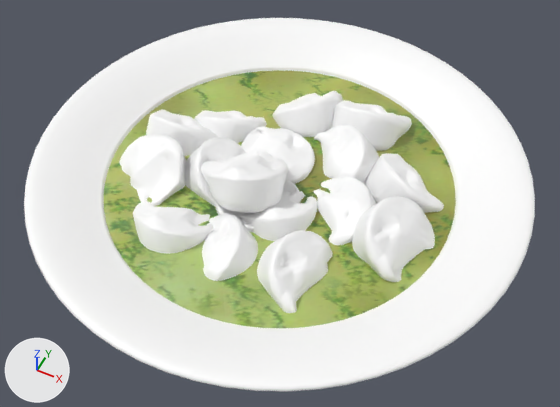
Before and after pictures for a commit that changed the Blender file Assets/Importuota/sriuba.blend.
One viewpoint serves both versions: a 50 mm lens placed at (0.123, -0.244, 0.294), pointed at (0.004, -0.007, -0.002). Arrows for +X, +Y and +Z are at lower left; the lights stay in place.

Before the edit, the objects in view are built like this:
```python
me_plate_dumplings_n041123 = bpy.data.meshes.new('Plate Dumplings N041123')
me_plate_dumplings_n041123.from_pydata(...)  # 11224 vertices, 22130 faces; spans x -0.124..0.125, y -0.124..0.125, z -0.024..0.035
# faces by material slot: [9206, 2172, 10752]
me_plate_dumplings_n041123.materials.append(mat_dumplings)  # its picture is missing
me_plate_dumplings_n041123.materials.append(mat_water)  # picture img_bulion_png
me_plate_dumplings_n041123.materials.append(mat_plate)  # its picture is missing
ob_plate_dumplings_n041123 = bpy.data.objects.new('Plate Dumplings N041123', me_plate_dumplings_n041123)
ob_plate_dumplings_n041123.location = (0.0, 0.0, 0.0)
```
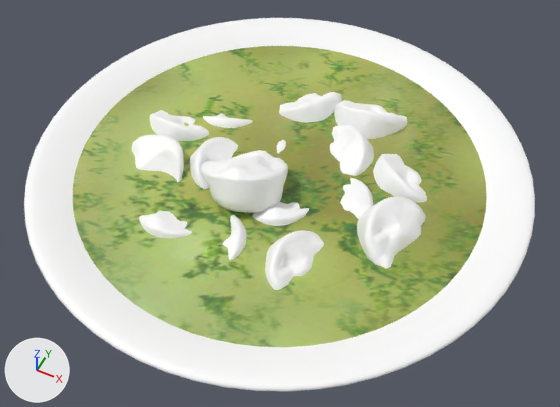
What changed in the scene script:
```text
Change me_plate_dumplings_n041123:
    used by ob_plate_dumplings_n041123; location = (0.0, 0.0, 0.0)
    remove me_plate_dumplings_n041123.from_pydata(...)  # 11224 vertices, 22130 faces; spans x -0.124..0.125, y -0.124..0.125, z -0.024..0.035
    add me_plate_dumplings_n041123.from_pydata(...)  # 11232 vertices, 22138 faces; spans x -0.124..0.125, y -0.124..0.125, z -0.024..0.035
    me_plate_dumplings_n041123 part 1
    11 faces are deleted
    58 vertices move from x -0.089..0.089, y -0.088..0.09, z 0.006 to x -0.112..0.113, y -0.113..0.113, z 0.012..0.015
    8 vertices are added at x -0.112..0.113, y -0.112..0.112, z 0.014
    19 new faces join them, mat_water (picture img_bulion_png)
```

Where the change shows, as pixel boxes [x1, y1, x2, y2] in the pictures (560 x 407 px):
part 1 of me_plate_dumplings_n041123, built on
    before: [104, 70, 456, 328]
    after: [73, 46, 487, 347]
